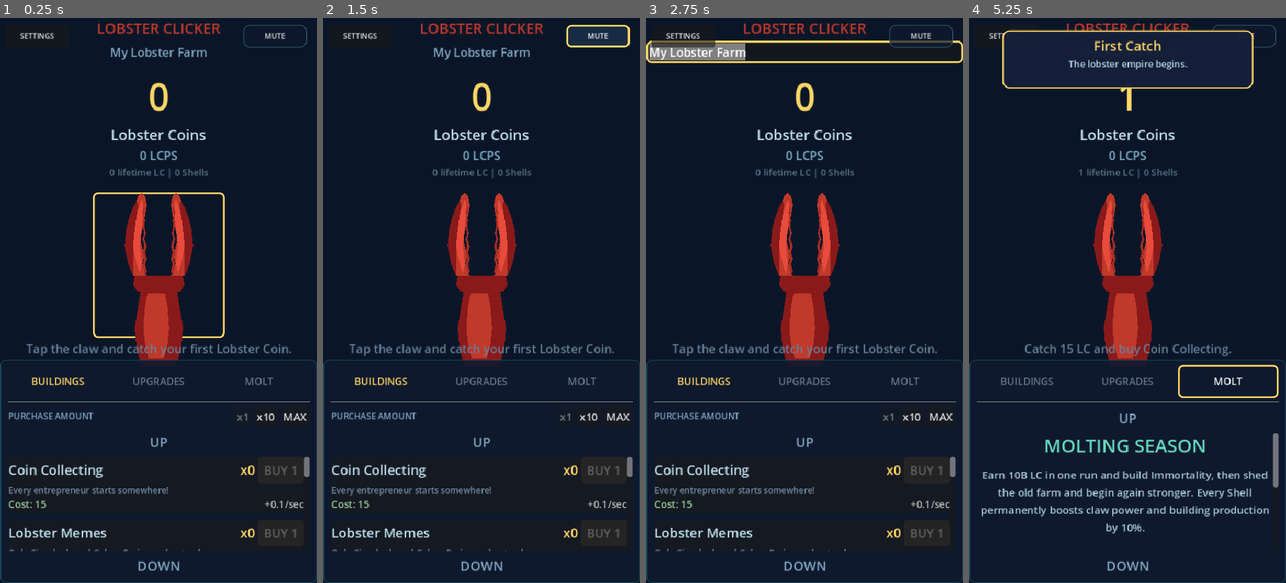
Above: before the commit, frames 1-4 (left to right).
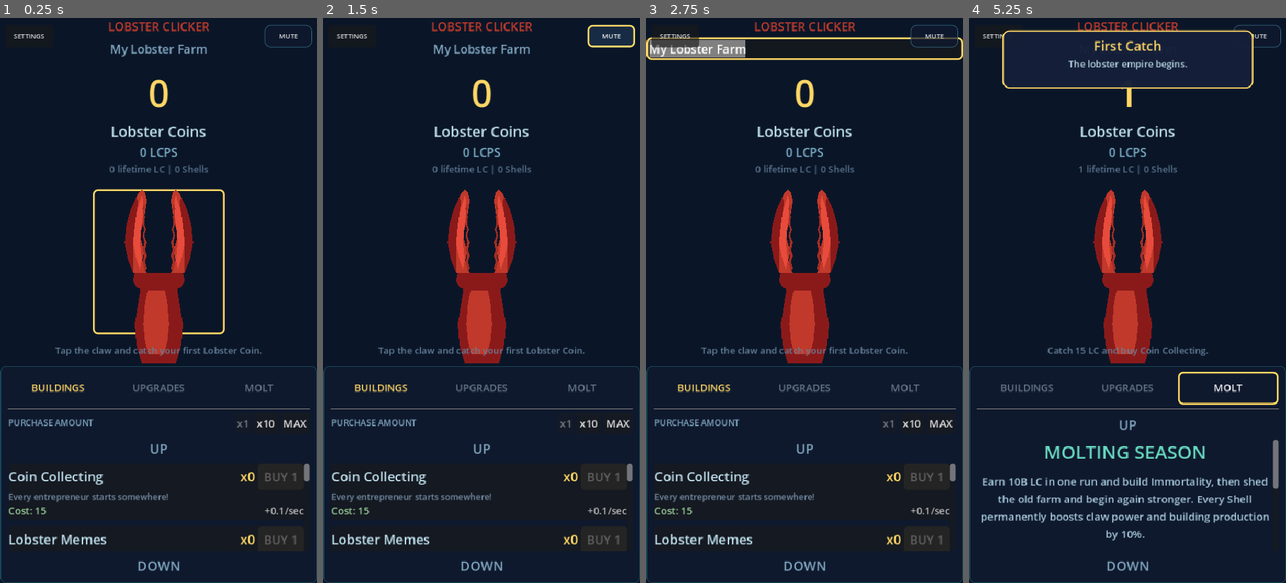
Above: after the commit, the same moments.

Repository: thecryptomasters/lobster-clicker
Game: Godot game, scene res://scenes/main.tscn
Same seed, same stepped clock (60 frames per second), same inputs: the game is played once before the commit and once after it.
Inputs (mouse positions are in pixels of both pictures, inside the frame that each line leads up to; where the layout moved, square brackets give the same spot in the first picture):
- Up to frame 1 (0.25 s): no input
- Up to frame 2 (1.5 s): click "MUTE" at 0.5 s; click "UNMUTE" at 1.25 s
- Up to frame 3 (2.75 s): click "My Lobster Farm" at 2 s
- Up to frame 4 (5.25 s): click (1127, 260) [1127, 266] at 2.75 s; click "BUILDINGS" at 3.5 s; click "UPGRADES" at 4.25 s; click "MOLT" at 5 s

The runs differ from the first frame. In frame 1, 8.1% of the frame differs, in the area x 0-100%, y 0-95%; in frame 2, 7.8%; in frame 3, 9.1%; in frame 4, 8.8%.

Commit message:
test: harden soak molting and long-state QA

Diff:
--- a/scenes/main.gd
+++ b/scenes/main.gd
@@ -301,12 +301,10 @@
 		scroll_up_btn.visible = false
 		scroll_down_btn.visible = false
 		title_label.add_theme_font_size_override("font_size", 28)
+		objective_label.add_theme_font_size_override("font_size", 18)
 		for tab_button in [buildings_tab, upgrades_tab, consumables_tab, molt_tab]:
 			tab_button.add_theme_font_size_override("font_size", 22)
 		_layout_corner_buttons(true)
-		settings_button.offset_left = 12.0
-		settings_button.offset_right = 108.0
-		settings_button.add_theme_font_size_override("font_size", 13)
 	else:
 		# Mobile: stacked vertically (VBox), claw compact on top, buildings get more space
 		root_container.vertical = true
@@ -316,23 +314,27 @@
 		right_panel.size_flags_vertical = Control.SIZE_EXPAND_FILL
 		scroll_up_btn.visible = true
 		scroll_down_btn.visible = true
-		title_label.add_theme_font_size_override("font_size", 22)
+		title_label.add_theme_font_size_override("font_size", 18)
+		objective_label.add_theme_font_size_override("font_size", 14)
 		for tab_button in [buildings_tab, upgrades_tab, consumables_tab, molt_tab]:
 			tab_button.add_theme_font_size_override("font_size", 15)
 		_layout_corner_buttons(false)
-		settings_button.offset_left = 8.0
-		settings_button.offset_right = 104.0
-		settings_button.add_theme_font_size_override("font_size", 11)
 
 func _layout_corner_buttons(desktop: bool) -> void:
 	# On desktop, keep mute inside the left play panel so it never covers the
 	# right panel's Molt tab. Mobile keeps it against the viewport edge.
 	var right_anchor := DESKTOP_LEFT_PANEL_SHARE if desktop else 1.0
+	var button_width := 96.0 if desktop else 72.0
+	settings_button.custom_minimum_size.x = button_width
+	settings_button.offset_left = 12.0 if desktop else 8.0
+	settings_button.offset_right = settings_button.offset_left + button_width
+	settings_button.add_theme_font_size_override("font_size", 13 if desktop else 10)
+	mute_button.custom_minimum_size.x = button_width
 	mute_button.anchor_left = right_anchor
 	mute_button.anchor_right = right_anchor
-	mute_button.offset_left = -108.0 if desktop else -112.0
-	mute_button.offset_right = -12.0 if desktop else -16.0
-	mute_button.add_theme_font_size_override("font_size", 13 if desktop else 11)
+	mute_button.offset_right = -12.0 if desktop else -8.0
+	mute_button.offset_left = mute_button.offset_right - button_width
+	mute_button.add_theme_font_size_override("font_size", 13 if desktop else 10)
 
 func _on_lobsters_changed(total: float) -> void:
 	lobster_count_label.text = GameManager.format_number(total)
--- a/scenes/main.tscn
+++ b/scenes/main.tscn
@@ -242,8 +242,11 @@
 [node name="ClickHint" type="Label" parent="RootContainer/LeftSection"]
 unique_name_in_owner = true
 layout_mode = 2
+custom_minimum_size = Vector2(0, 40)
 text = "Tap the claw and catch your first Lobster Coin."
 horizontal_alignment = 1
+vertical_alignment = 1
+autowrap_mode = 2
 theme_override_colors/font_color = Color(0.4, 0.5, 0.6, 1)
 theme_override_font_sizes/font_size = 18
 
--- a/tests/run_tests.gd
+++ b/tests/run_tests.gd
@@ -191,17 +191,43 @@
 	GameManager.load_save_data(molt_save)
 	_expect(GameManager.shells == 1 and GameManager.molt_count == 1, "Molting state survives save/load")
 
+	# Accelerated prestige audit: every square-root reward boundary is exact.
+	var molt_boundary_cases := [
+		[GameManager.MOLTING_THRESHOLD - 1.0, 0],
+		[GameManager.MOLTING_THRESHOLD, 1],
+		[GameManager.MOLTING_THRESHOLD * 4.0 - 1.0, 1],
+		[GameManager.MOLTING_THRESHOLD * 4.0, 2],
+		[GameManager.MOLTING_THRESHOLD * 9.0 - 1.0, 2],
+		[GameManager.MOLTING_THRESHOLD * 9.0, 3],
+	]
+	for boundary in molt_boundary_cases:
+		GameManager.run_lobsters = boundary[0]
+		_expect(GameManager.get_pending_shells() == boundary[1], "Molting reward boundary at %s run LC is exact" % GameManager.format_number(boundary[0]))
+
+	# A second accelerated Molt compounds permanent progression and persists it.
 	GameManager.run_lobsters = GameManager.MOLTING_THRESHOLD * 4.0
 	GameManager.building_counts[GameManager.MOLTING_BUILDING_INDEX] = 1
 	_expect(GameManager.get_pending_shells() == 2, "longer runs award multiple Shells on square-root curve")
+	_expect(GameManager.get_next_shell_target() == GameManager.MOLTING_THRESHOLD * 9.0, "two-Shell run points to the exact three-Shell target")
 	GameManager.pending_premium_options = [{"name": "Paid Choice"}]
 	_expect(not GameManager.can_molt(), "unfinished paid card choice blocks Molting")
 	GameManager.pending_premium_options.clear()
+	_expect(GameManager.molt() == 2, "second accelerated Molt awards two Shells")
+	_expect(GameManager.shells == 3 and GameManager.molt_count == 2, "second Molt compounds permanent Shells and count")
+	_expect(is_equal_approx(GameManager.get_shell_multiplier(), 1.3), "three total Shells provide the documented 30% multiplier")
+	_expect(is_equal_approx(GameManager.get_click_value(), 1.3), "second-Molt Shell total applies to clicking")
+	_expect(is_equal_approx(GameManager.lobsters_per_second, 130.0), "second-Molt Shell total applies to retained permanent LCPS")
+	var second_molt_save := GameManager.get_save_data()
+	GameManager.reset_progress()
+	GameManager.load_save_data(second_molt_save)
+	_expect(GameManager.shells == 3 and GameManager.molt_count == 2, "second-Molt state survives save/load")
+	_expect(is_equal_approx(GameManager.get_shell_multiplier(), 1.3), "second-Molt multiplier survives save/load")
 
 	_expect(SaveManager._decode_save('{"save_version":3,"total_lobsters":1,"shells":-1}').is_empty(), "negative Shell count is rejected")
 
 	# Main-scene settings smoke: controls instantiate and reduced motion avoids animation.
 	GameManager.reset_progress()
+	GameManager.music_muted = false
 	GameManager.reduced_motion = true
 	var main_scene: PackedScene = load("res://scenes/main.tscn")
 	var main_ui = main_scene.instantiate()
@@ -211,6 +237,8 @@
 	_expect(main_ui.mute_button.anchor_right < 0.5, "desktop mute control stays inside the left panel and clear of Molt")
 	main_ui._layout_corner_buttons(false)
 	_expect(main_ui.mute_button.anchor_right == 1.0, "mobile mute control stays aligned to the viewport edge")
+	_expect(main_ui.settings_button.custom_minimum_size.x == 72.0 and main_ui.mute_button.custom_minimum_size.x == 72.0, "mobile corner controls leave the title a readable center lane")
+	_expect(main_ui.objective_label.autowrap_mode != TextServer.AUTOWRAP_OFF, "long objectives wrap instead of clipping on narrow layouts")
 	main_ui._switch_tab(main_ui.Tab.BUILDINGS)
 	main_ui._cycle_tab(1)
 	_expect(main_ui.current_tab == main_ui.Tab.UPGRADES and main_ui.upgrades_tab.has_focus(), "keyboard/controller tab cycling advances focus")
@@ -218,6 +246,10 @@
 	main_ui._cycle_tab(1)
 	_expect(main_ui.current_tab == main_ui.Tab.MOLT, "tab cycling skips locked consumables")
 	_expect(main_ui.theme.get_stylebox("focus", "Button") != null, "keyboard/controller focus uses a high-visibility ring")
+	main_ui.mute_button.pressed.emit()
+	_expect(GameManager.music_muted and main_ui.mute_button.text == "UNMUTE", "mute shortcut mutes and updates its label")
+	main_ui.mute_button.pressed.emit()
+	_expect(not GameManager.music_muted and main_ui.mute_button.text == "MUTE", "mute shortcut can unmute through the same control")
 	GameManager.reset_progress()
 	main_ui.claw_button.grab_focus()
 	await get_tree().process_frame
Not shown, changed: README.md
Not shown, changed: docs/finish-line-checklist.md
Not shown, changed: export/index.html
Not shown, changed: export/index.pck
Not shown, changed: tools/web_smoke.py
Not shown, added: tools/web_soak.py
